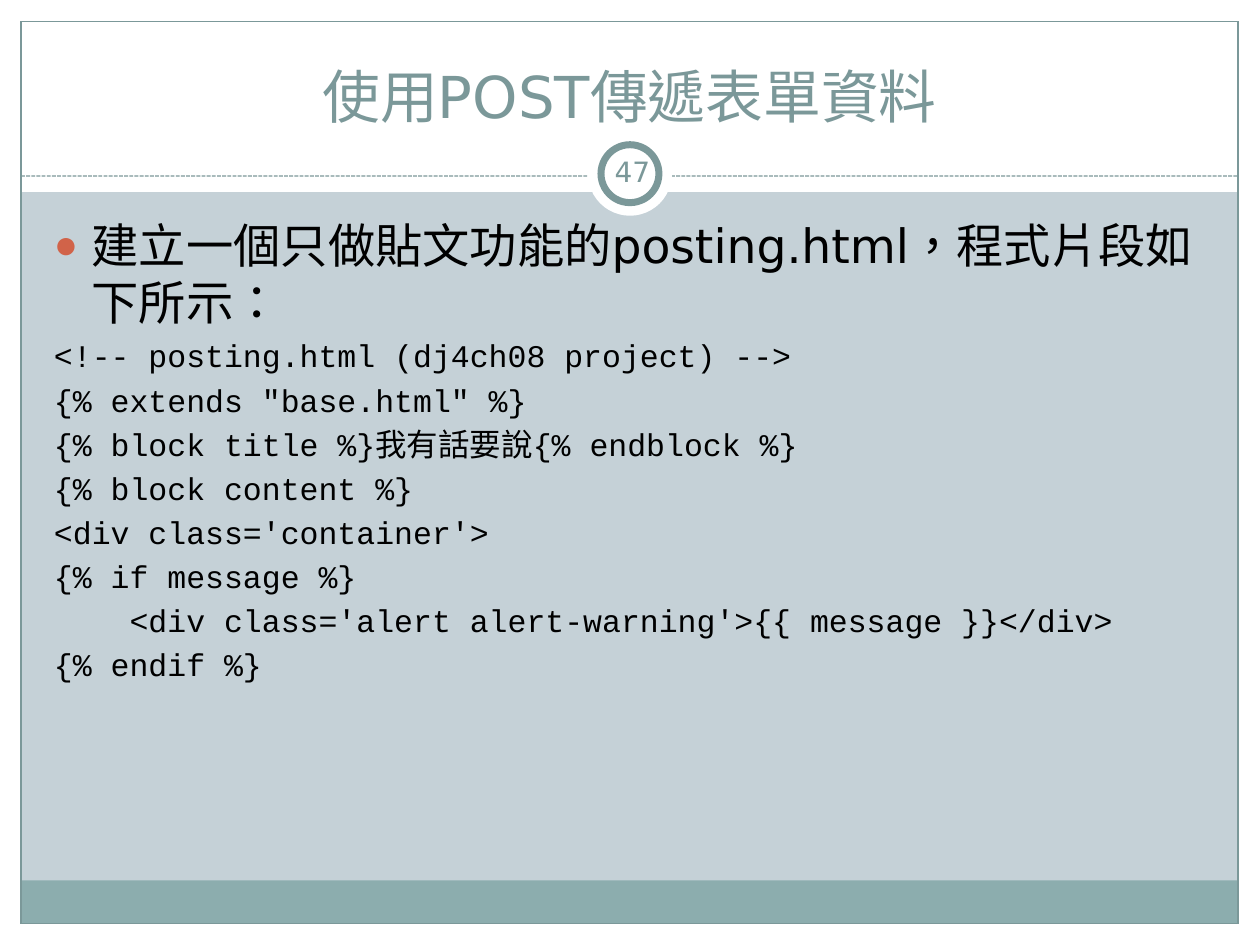
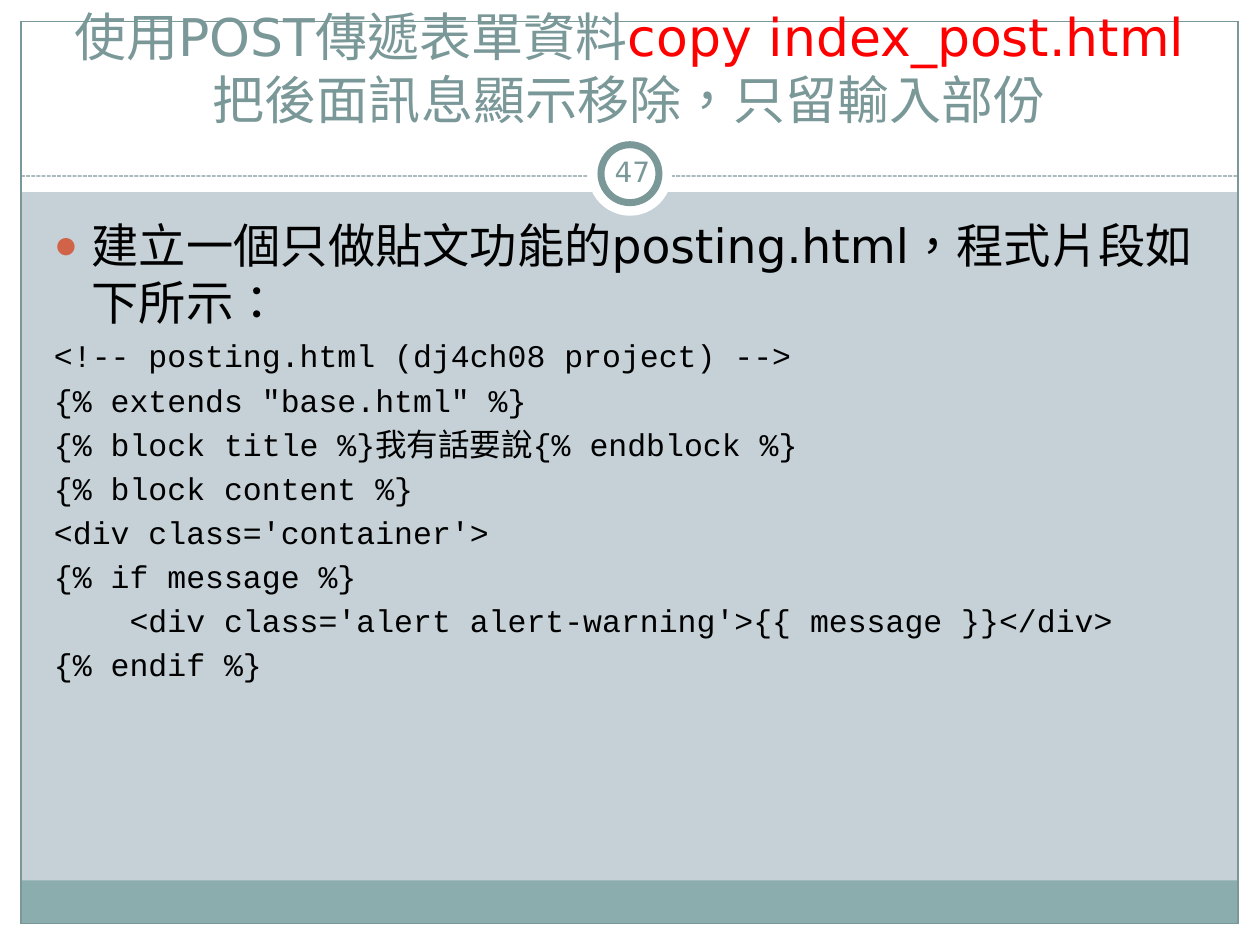
Before and after one commit to jacktea88/406django, a slide deck: slide 47 of ch08/Django4-ch08.pptx. Drawn at 1260x945 pixels with LibreOffice and Linux fonts; fonts in the diff are those of the drawing. Boxes give left, top, right and bottom in pixels: in the first picture for what was removed or moved away, otherwise in the second. Text is boxed around its words. In the diff, an @@ line names an element or a change of style, - is before the commit and + after.

Commit message:
更新ch08 表單

```diff
--- a/ch08/Django4-ch08.pptx
+++ b/ch08/Django4-ch08.pptx
@@ title at (74,12,1185,124): text changed; size 33 to 29.7 pt @@
-使用POST傳遞表單資料
+使用POST傳遞表單資料copy index_post.html把後面訊息顯示移除，只留輸入部份
```
Also in this commit, not shown: 39 other slides changed, 1 slide added, 1 slide removed, 14 other files.
